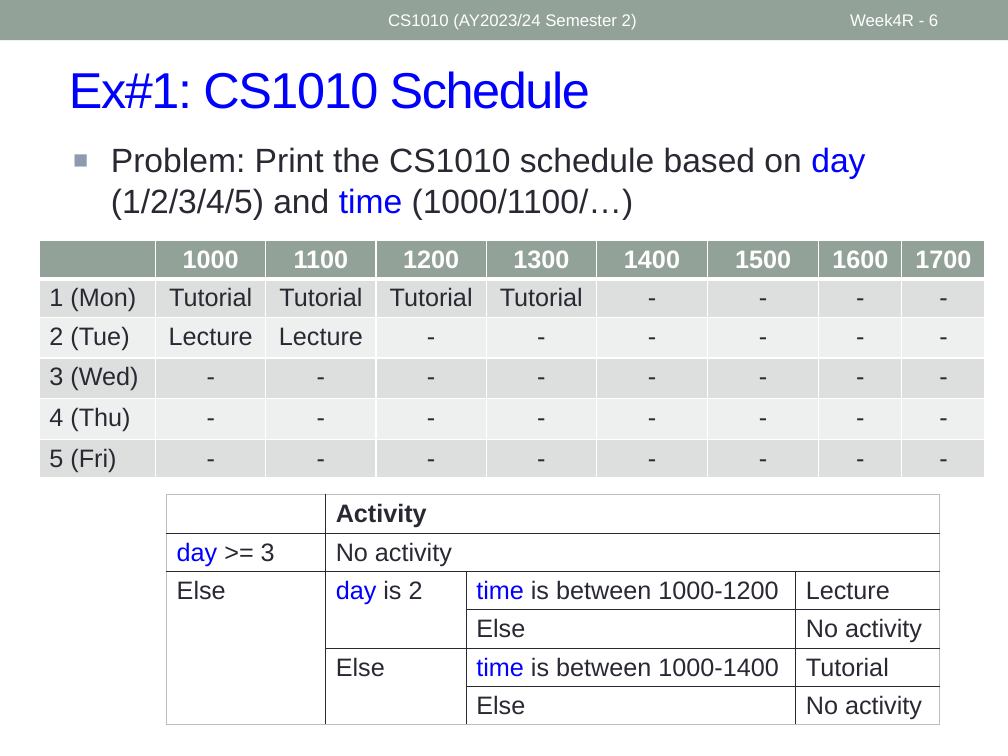
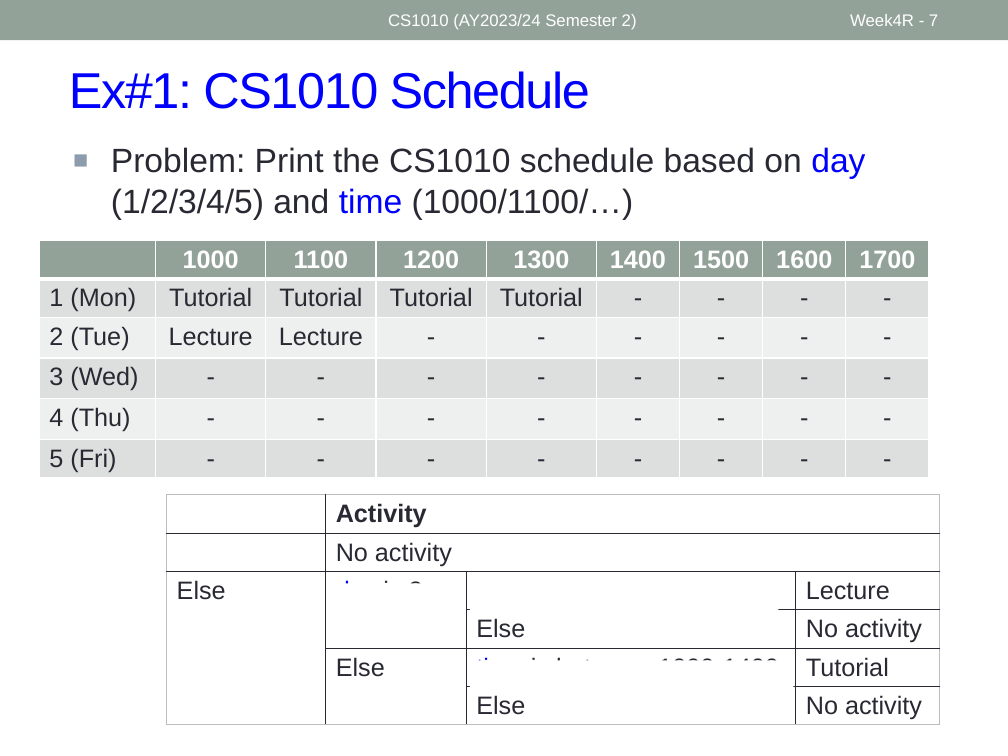
Before and after one commit to nus-cs1010-2425-s2/website, a slide deck: slide 7 of slides/Week4_Recap.pptx (slide 6 before the commit). Drawn at 1008x756 pixels with LibreOffice and Linux fonts; fonts in the diff are those of the drawing. Boxes give left, top, right and bottom in pixels: in the first picture for what was removed or moved away, otherwise in the second. Text is boxed around its words. In the diff, an @@ line names an element or a change of style, - is before the commit and + after.

```diff
--- a/slides/Week4_Recap.pptx
+++ b/slides/Week4_Recap.pptx
@@ page number at (850, 14, 938, 26): text changed @@
-Week4R - 6
+Week4R - 7
@@ table: place and size @@
-table at (39, 241, 982, 485)
+table at (39, 241, 925, 485)
@@ rectangle added at (174, 539, 299, 570), fill #FFFFFF @@
@@ rectangle added at (335, 584, 460, 614), fill #FFFFFF @@
@@ rectangle added at (470, 581, 778, 611), fill #FFFFFF @@
@@ rectangle added at (470, 660, 793, 690), fill #FFFFFF @@
```
Also in this commit, not shown: 5 other slides changed, 1 slide added, 2 other files.
